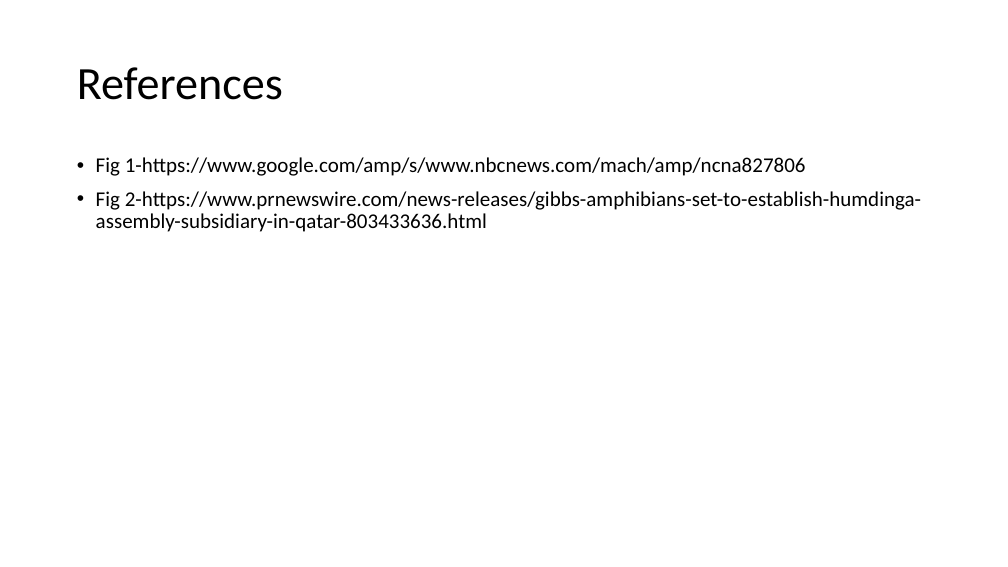
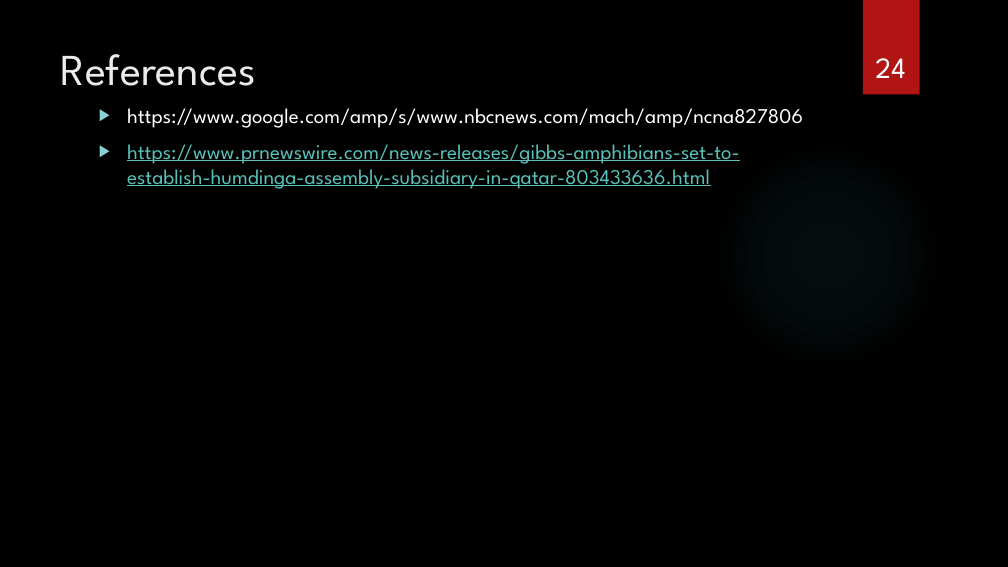
Before and after one commit to krupa1106/TheDarkKnights-MechatronicsPeoject, a slide deck: slide 24 of Rescue Bot- Team The Dark Knights.pptx (slide 16 before the commit). Drawn at 1008x567 pixels with LibreOffice and Linux fonts; fonts in the diff are those of the drawing; background and template pictures are left out. Boxes give left, top, right and bottom in pixels: in the first picture for what was removed or moved away, otherwise in the second. Text is boxed around its words. In the diff, an @@ line names an element or a change of style, - is before the commit and + after.

```diff
--- a/Rescue Bot- Team The Dark Knights.pptx
+++ b/Rescue Bot- Team The Dark Knights.pptx
@@ background #FFFFFF to picture (left out) @@
@@ rectangle added at bbox=[863, 0, 920, 95], fill #B01513 @@
@@ title "References": place and size @@
-title "References" at bbox=[77, 67, 283, 100]
+title "References" at bbox=[61, 54, 256, 86]
@@ title "References" at bbox=[61, 54, 256, 86]: size 44 to 42 pt, font Calibri to League Spartan, text colour #000000 to #EBEBEB; line spacing 0.9 to 1; vertical alignment middle to top @@
@@ page number added at bbox=[875, 58, 905, 78], 28 pt, text #FFFFFF @@
+24
@@ text at bbox=[127, 108, 803, 189]: text changed; font Calibri to League Spartan; text colour #000000 to #58C1BA @@
-• Fig 1-https://www.google.com/amp/s/www.nbcnews.com/mach/amp/ncna827806
-• Fig 2-https://www.prnewswire.com/news-releases/gibbs-amphibians-set-to-establish-humdinga-assembly-subsidiary-in-qatar-803433636.html
+▶ https://www.google.com/amp/s/www.nbcnews.com/mach/amp/ncna827806
+▶ https://www.prnewswire.com/news-releases/gibbs-amphibians-set-to-establish-humdinga-assembly-subsidiary-in-qatar-803433636.html
@@ ellipse added at bbox=[712, 138, 944, 371], fill gradient #50B9C1 @@
```
Also in this commit, not shown: 8 other slides changed, 16 slides added, 7 slides removed, 1 other file.
